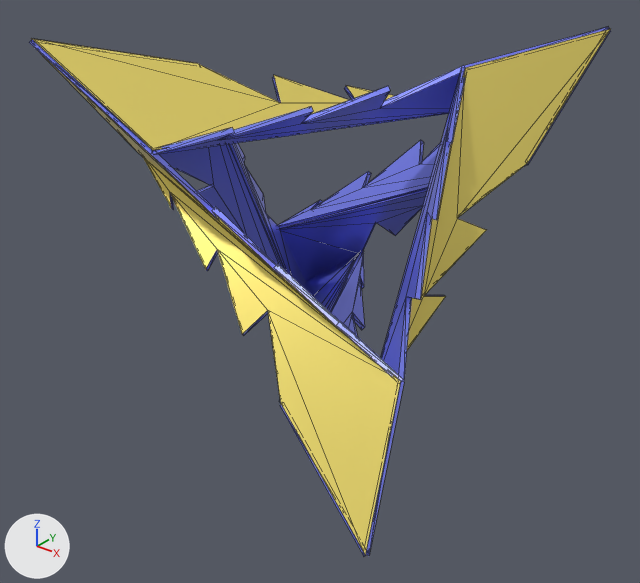
An edit to the glTF model regular3/vr/glb/Tetrahedron2.glb, drawn before and after from the same camera.
Before and after are seen from a 50 mm lens placed at (0.966, -1.234, 0.622), pointed at (0.021, -0.052, -0.111). Lighting does not change. The marker at lower left points along +X, +Y and +Z. The older version comes first. Mesh edges are drawn as thin lines.

Objects in the first picture: 'root'.
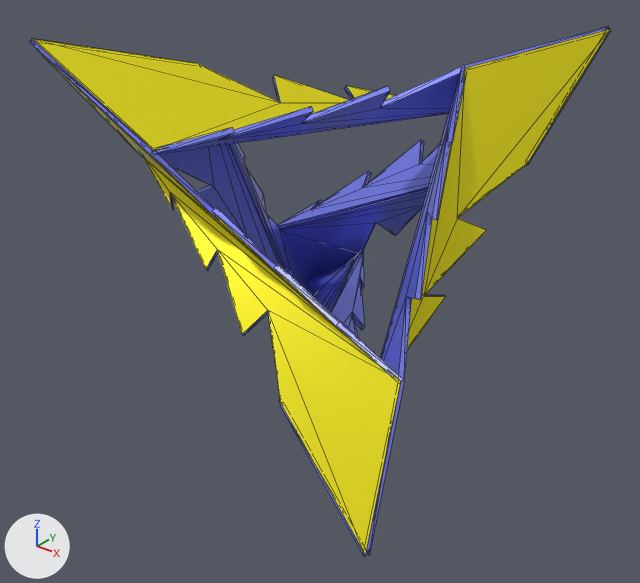
What changed in the scene script:
```text
Change mat_material_003:
    mat_material_003.base_color: (0.95, 0.787, 0.18) -> (0.93, 0.837, 0.00963)  # yellow #f9e576 -> yellow #f7ec19
```

What differs and where, as boxes [x1, y1, x2, y2] in the pictures (640 x 583 px):
'root', recoloured: [32, 27, 611, 556] in both
